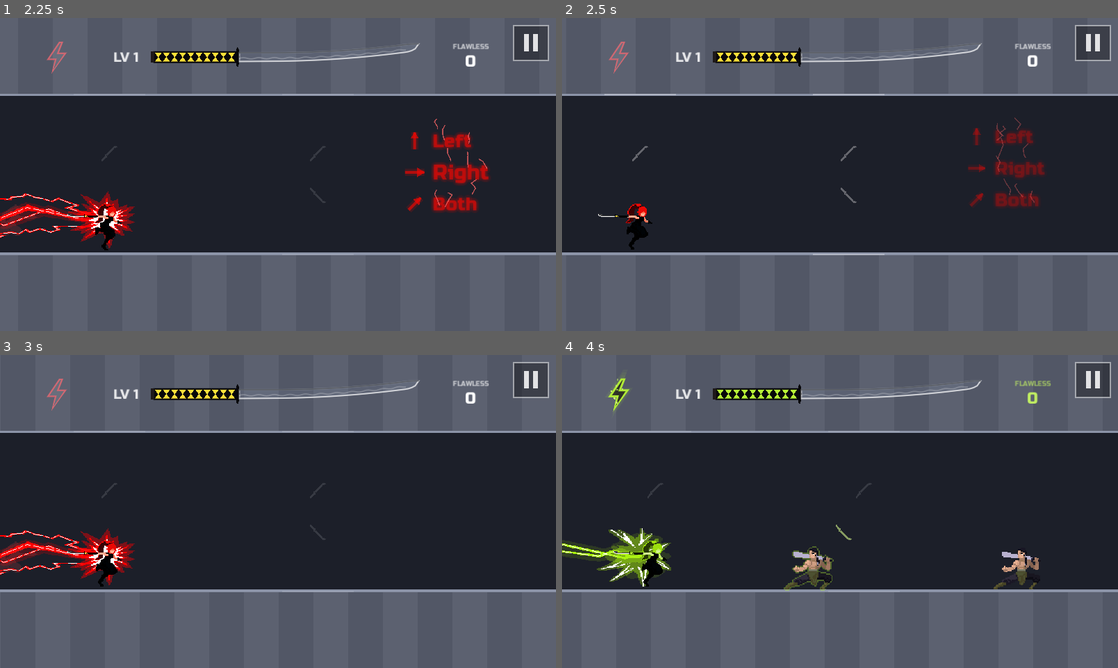
Above: before the commit, frames 1-4 (two rows, left to right).
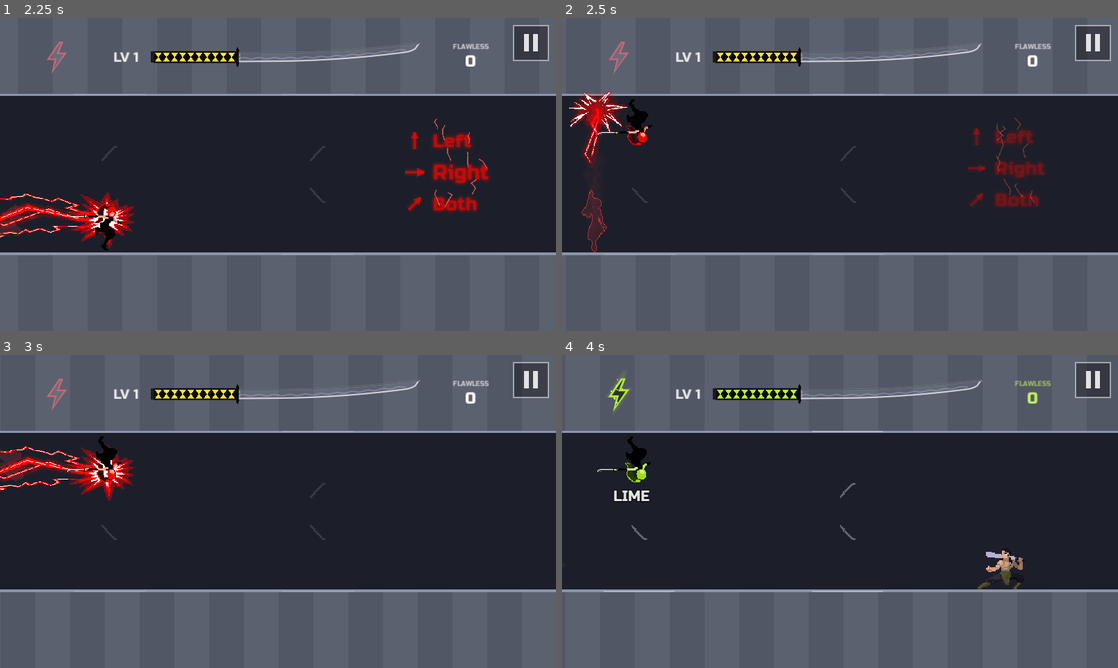
Above: after the commit, the same moments.

Repository: fredsbreads/game-off
Game: Godot game, scene res://scenes/main.tscn
Two runs of this game, one before a commit and one after it. Both use one fixed random seed, a clock stepped at 60 frames per second and the inputs below. Sound files missing from this copy of the repository are replaced by a short silence.
Inputs (mouse positions are in pixels of both pictures, inside the frame that each line leads up to):
- Up to frame 1 (2.25 s): tap Enter at 0.5, 2.1 s; move the mouse to (400, 158) at 0.52 s; hold Right 0.53-1.28 s; hold J (tp_vertical) 0.53-1.28 s; click (400, 158) at 0.67 s; tap Space at 0.77, 1.52 s; move the mouse to (166, 190) at 1.27 s; hold Down 1.28-2.03 s; tap Shift at 1.35 s; click (166, 190) at 1.42 s; move the mouse to (333, 105) at 2.02 s; hold Right from 2.03 s (still down); click (333, 105) at 2.17 s
- Up to frame 2 (2.5 s): keep holding Right
- Up to frame 3 (3 s): move the mouse to (250, 574) at 2.77 s; release Right at 2.78 s; hold K (tp_forward) from 2.78 s (still down); tap Keypad Enter at 2.85 s; click (250, 574) at 2.92 s
- Up to frame 4 (4 s): tap Space at 3.02, 3.77 s; move the mouse to (1006, 558) at 3.52 s; release K (tp_forward) at 3.53 s; hold Left from 3.53 s (still down); tap C at 3.6 s; click (1006, 558) at 3.67 s

Frame 1 is identical in both runs. In frame 2, 2.4% of the frame differs, in the area x 1-53%, y 23-76%; in frame 3, 4.1%, in the area x 0-25%, y 26-74%; in frame 4, 3.7%.

Commit message:
Mouse: left click = up/down, right click = forward, both = diagonal
(It used to go by which half of the screen was clicked, like a tap.
Touch screens are unchanged.)

Diff:
--- a/scripts/main.gd
+++ b/scripts/main.gd
@@ -694,13 +694,18 @@
 		DisplayServer.window_set_mode(DisplayServer.WINDOW_MODE_FULLSCREEN)
 
 
-## Left half of the screen = vertical, right half = forward.
+## Touch: left half of the screen = vertical, right half = forward. Mouse:
+## left click = vertical, right click = forward. Keys: see project.godot.
 ## Returns Rules.Move.FORWARD, Rules.Move.VERTICAL or Rules.Move.NONE.
 func _button_from_event(event: InputEvent) -> int:
 	if event is InputEventScreenTouch and event.pressed:
 		return _button_for_screen_x(_screen_pos(event).x)
+	# A mouse: left click = up/down, right click = forward (both together =
+	# diagonal, as with the keys). (The page stops the browser's right-click menu.)
 	if event is InputEventMouseButton and event.pressed and event.button_index == MOUSE_BUTTON_LEFT:
-		return _button_for_screen_x(_screen_pos(event).x)
+		return Rules.Move.VERTICAL
+	if event is InputEventMouseButton and event.pressed and event.button_index == MOUSE_BUTTON_RIGHT:
+		return Rules.Move.FORWARD
 	if event.is_action_pressed("tp_vertical"):
 		return Rules.Move.VERTICAL
 	if event.is_action_pressed("tp_forward"):
